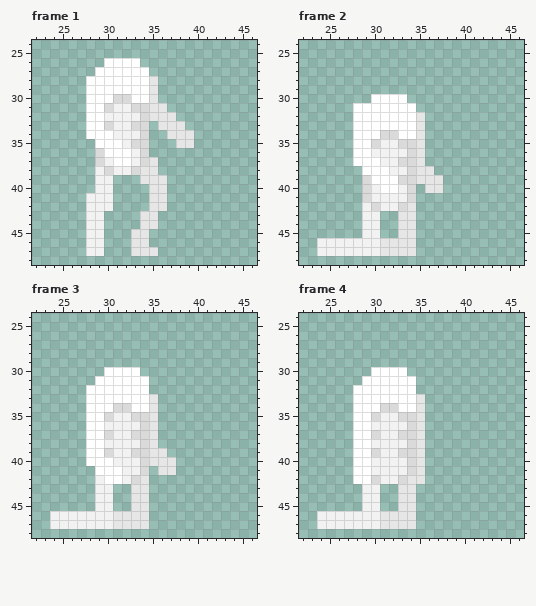
One commit to this pixel-art file: Assets/Art/Characters/Player/Death/Player_Death.aseprite. That is the earlier state.
64x64 pixels, 8 frames. Shown: frame 1: x 22..46, y 24..48; frame 2: x 22..46, y 24..48; frame 3: x 22..46, y 24..48; frame 4: x 22..46, y 24..48. The commit also changed other frames, which this record leaves out.
New version:
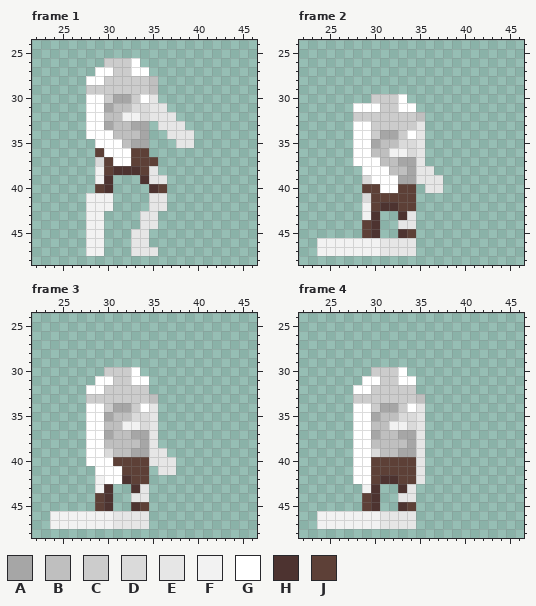
Palette (. is transparent): A #a6a6a6  B #bfbfbf  C #cccccc  D #dadada  E #e6e6e6  F #f2f2f2  G #ffffff  H #4d3330  J #5d4037
Change:
layer "Legs/Tattered" added
layer "Chest/Tattered" added
Frame 1, layers "Chest/Tattered", "Legs/Tattered":
y 26: x 30..32 GGG -> CCC
y 27: x 31..32 GG -> CC
y 28: x 30..35 GGGGGE -> CCCCCB
y 29: x 28..35 GGGGGGGE -> CCCCCCCB
y 30: x 30..33 GDDG -> CAAC
y 31: x 30..32 DFF -> ABB
y 32: x 30..31 FF -> BB
y 33: x 30..34 DFFDD -> ABBAA
y 34: x 31..34 FFFD -> BBBA
y 35: x 32..34 FDD -> BAA
y 36: x 29 D -> J; x 33..34 FD -> JJ
y 37: x 30 F -> J; x 33..35 FDE -> JJJ
y 38: x 30..34 DFFDE -> JHHHJ
y 39: x 30 F -> H; x 34 E -> H
y 40: x 29..30 FF -> JH; x 35..36 EE -> HJ
Frame 2, layers "Chest/Tattered", "Legs/Tattered":
y 30: x 30..32 GGG -> CCC
y 31: x 31..32 GG -> CC
y 32: x 28..35 GGGGGGGE -> CCCCCCCB
y 33: x 30..34 GGGGG -> CCCCC
y 34: x 30..33 GDDG -> CAAC
y 35: x 30..32 DFF -> ABB
y 36: x 30..31 FF -> BB
y 37: x 31..34 FFDD -> BBAA
y 38: x 32..34 FFD -> BBA
y 39: x 33..34 DD -> AA
y 40: x 29..30 DF -> JJ; x 33..34 FD -> JJ
y 41: x 30..34 FFFFD -> JJJJJ
y 42: x 30..34 DFFDE -> JHHJJ
y 43: x 30 F -> H; x 33 E -> H
y 44: x 29..30 FF -> JH
y 45: x 29..30 FF -> JH; x 33..34 EE -> HJ
Frame 3, layers "Chest/Tattered", "Legs/Tattered":
y 30: x 30..32 GGG -> CCC
y 31: x 31..32 GG -> CC
y 32: x 30..34 GGGGG -> CCCCC
y 33: x 28..35 GGGGGGGE -> CCCCCCCB
y 34: x 30..33 GDDG -> CAAC
y 35: x 30..32 DFF -> ABB
y 36: x 30..31 FF -> BB
y 37: x 30..34 DFFDD -> ABBAA
y 38: x 30..34 FFFFD -> BBBBA
y 39: x 31..34 FFDD -> BBAA
y 40: x 31..34 FFFD -> JJJJ
y 41: x 32..34 FFD -> JJJ
y 42: x 32..34 FDE -> HJJ
y 43: x 30 F -> H; x 33 E -> H
y 44: x 29..30 FF -> JH
y 45: x 29..30 FF -> JH; x 33..34 EE -> HJ
Frame 4, layers "Chest/Tattered", "Legs/Tattered":
y 30: x 30..32 GGG -> CCC
y 31: x 31..32 GG -> CC
y 32: x 30..34 GGGGG -> CCCCC
y 33: x 28..35 GGGGGGGE -> CCCCCCCB
y 34: x 30..33 GDDG -> CAAC
y 35: x 30..32 DFF -> ABB
y 36: x 30..31 FF -> BB
y 37: x 30..34 DFFDD -> ABBAA
y 38: x 30..34 FFFFD -> BBBBA
y 39: x 31..34 FFDD -> BBAA
y 40..41: x 30..34 FFFFD -> JJJJJ
y 42: x 30..34 DFFDE -> JHHJJ
y 43: x 30 F -> H; x 33 E -> H
y 44: x 29..30 FF -> JH
y 45: x 29..30 FF -> JH; x 33..34 EE -> HJ
Changed places in both pictures, as pixel boxes (x1, y1, x2, y2):
changed: (86, 58, 167, 193)
changed: (353, 94, 425, 238)
changed: (86, 367, 158, 511)
changed: (353, 367, 425, 511)
